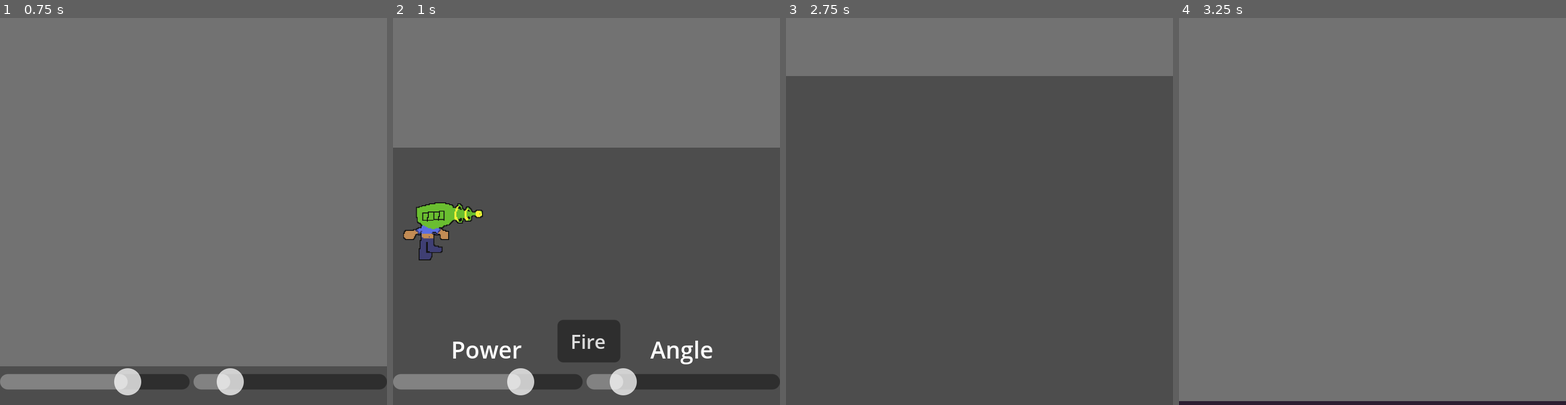
Above: before the commit, frames 1-4 (left to right).
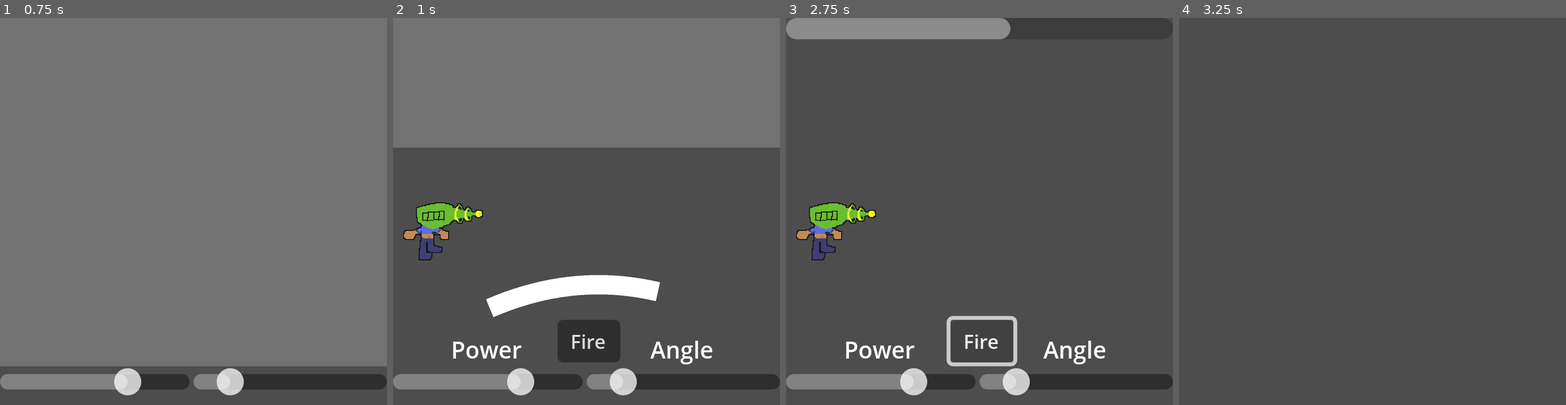
Above: after the commit, the same moments.

Repository: Loaf0/StocktonGameJam2025-2
Game: Godot game, scene res://gameplay/coreGameplay/Main.tscn
Two runs of this game, one before a commit and one after it. Both use one fixed random seed, a clock stepped at 60 frames per second and the inputs below.
Inputs (mouse positions are in pixels of both pictures, inside the frame that each line leads up to):
- Up to frame 1 (0.75 s): move the mouse to (278, 192) at 0.52 s; press the mouse at (278, 192) at 0.53 s
- Up to frame 2 (1 s): no input
- Up to frame 3 (2.75 s): release the mouse at (1064, 192) at 1.25 s; click "Fire" at 1.25 s; click "Fire" at 2 s
- Up to frame 4 (3.25 s): click (1376, 343) at 2.75 s, where only the run after the commit has a clickable "Fire"

Frame 1 is identical in both runs. In frame 2, 2.3% of the frame differs, in the area x 24-69%, y 66-78%; in frame 3, 22%; in frame 4, 100%, in the area x 0-100%, y 0-100%.

Commit message:
almost there

Diff:
--- a/gameplay/minigames/Catapult.tscn
+++ b/gameplay/minigames/Catapult.tscn
@@ -200,3 +200,5 @@
 [node name="Estimation" type="Line2D" parent="Game"]
 
 [node name="Timer" type="Timer" parent="Game"]
+
+[connection signal="pressed" from="CanvasLayer/Control/Launch" to="." method="_on_launch_pressed"]
--- a/gameplay/minigames/catapult.gd
+++ b/gameplay/minigames/catapult.gd
@@ -9,28 +9,34 @@
 @onready var timer := $Game/Timer
 @onready var anim := $AnimationPlayer
 
-var gravity := Vector2(0, 400)
+var gravity := Vector2(0, 80)
 var projectile_velocity := Vector2.ZERO
 var launched := false
 var target_hit := false
 
-var power_range := Vector2(150, 400)
+var power_range := Vector2(50, 120)
 var angle_range := Vector2(15, 75)
+var collision_radius := 10
 
 func start():
 	randomize()
 	_reset_projectile()
-	var dist_min = 500 + (difficulty * 100)
-	var dist_max = 800 + (difficulty * 150)
-	var height_min = 250 - (difficulty * 20)
-	var height_max = 400 + (difficulty * 30)
+
+	var dist_min = 100 + difficulty * 5
+	var dist_max = 180 + difficulty * 10
+	var height_min = 20
+	var height_max = 150
 	target.position = Vector2(randf_range(dist_min, dist_max), randf_range(height_min, height_max))
-	gravity.y = 300 + randf_range(0, difficulty * 80)
+
+	gravity.y = 60 + randf_range(0, difficulty * 10)
+
 	power_slider.value = randf_range(0, power_slider.max_value)
 	angle_slider.value = randf_range(0, angle_slider.max_value)
+
 	angle_slider.value_changed.connect(_update_arc)
 	power_slider.value_changed.connect(_update_arc)
 	launch_button.pressed.connect(_on_launch_pressed)
+
 	_update_arc()
 
 func _update_arc(_v = 0):
@@ -38,21 +44,25 @@
 	var power = lerp(power_range.x, power_range.y, power_slider.value / power_slider.max_value)
 	var angle_rad = deg_to_rad(angle_deg)
 	var v0 = Vector2(cos(angle_rad), -sin(angle_rad)) * power
+
 	var points = []
-	for t in range(0, 50):
-		var time = t * 0.1
+	for t in range(0, 20):
+		var time = t * 0.05
 		var pos = Vector2(v0.x * time, v0.y * time + 0.5 * gravity.y * time * time)
 		points.append(projectile.position + pos)
+
 	arc_line.points = points
 
 func _on_launch_pressed():
 	if launched:
 		return
+
 	launched = true
 	var angle_deg = lerp(angle_range.x, angle_range.y, angle_slider.value / angle_slider.max_value)
 	var power = lerp(power_range.x, power_range.y, power_slider.value / power_slider.max_value)
 	var angle_rad = deg_to_rad(angle_deg)
 	projectile_velocity = Vector2(cos(angle_rad), -sin(angle_rad)) * power
+
 	timer.start(5.0)
 	arc_line.visible = false
 
@@ -60,26 +70,26 @@
 	if launched:
 		projectile.position += projectile_velocity * delta
 		projectile_velocity += gravity * delta
-		if projectile.position.y > 500:
+
+		if projectile.position.y > 190:
 			_finish(false)
-		elif projectile.position.distance_to(target.position) < 30:
+		elif projectile.position.distance_to(target.position) < collision_radius:
 			_finish(true)
 
 func _finish(success: bool):
 	if target_hit or not launched:
 		return
+
 	target_hit = success
 	launched = false
-	if success:
-		emit_signal("minigame_finished", true)
-	else:
-		emit_signal("minigame_finished", false)
+
+	emit_signal("minigame_finished", success)
 	timer.stop()
 	await _play_finish_animation(success)
 	_reset_projectile()
 
 func _reset_projectile():
-	projectile.position = Vector2(150, 400)
+	projectile.position = Vector2(50, 150)
 	projectile_velocity = Vector2.ZERO
 	launched = false
 	target_hit = false
